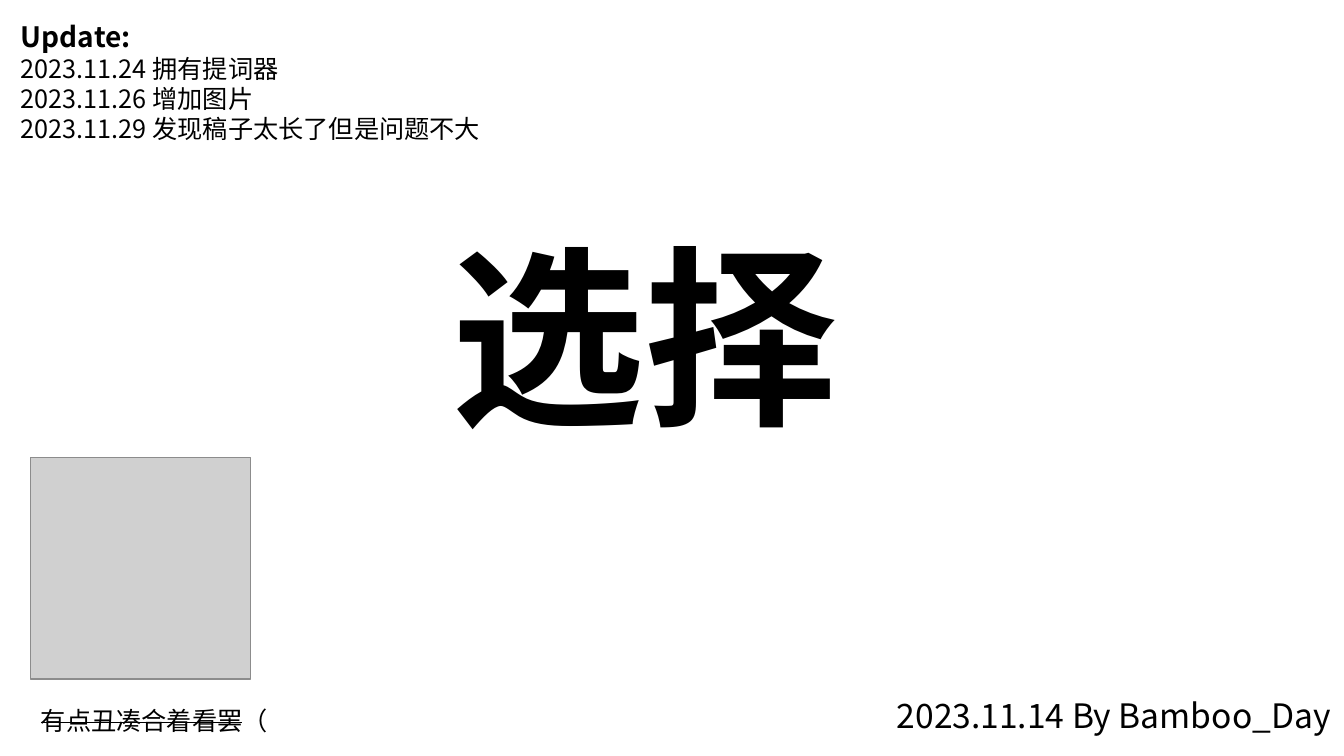
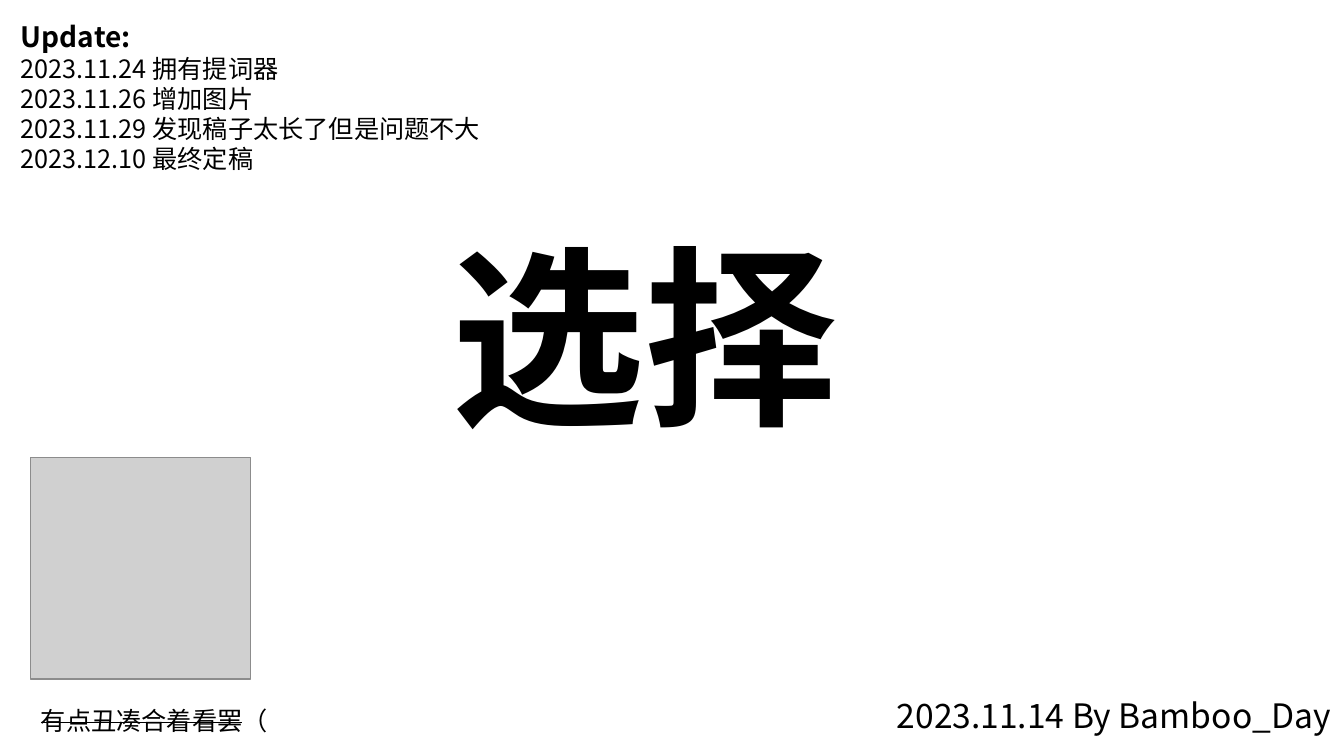
Before and after one commit to BambooDay/OI, a slide deck: slide 1 of 激情演讲.pptx. Drawn at 1344x756 pixels with LibreOffice and Linux fonts; fonts in the diff are those of the drawing; grey boxes stand for pictures. Boxes give left, top, right and bottom in pixels: in the first picture for what was removed or moved away, otherwise in the second. Text is boxed around its words. In the diff, an @@ line names an element or a change of style, - is before the commit and + after.

```diff
--- a/激情演讲.pptx
+++ b/激情演讲.pptx
@@ text at (x1=21, y1=146, x2=253, y2=170): paragraph added @@
+2023.12.10 最终定稿
```
Also in this commit, not shown: 2 other slides changed, 1 other file.
